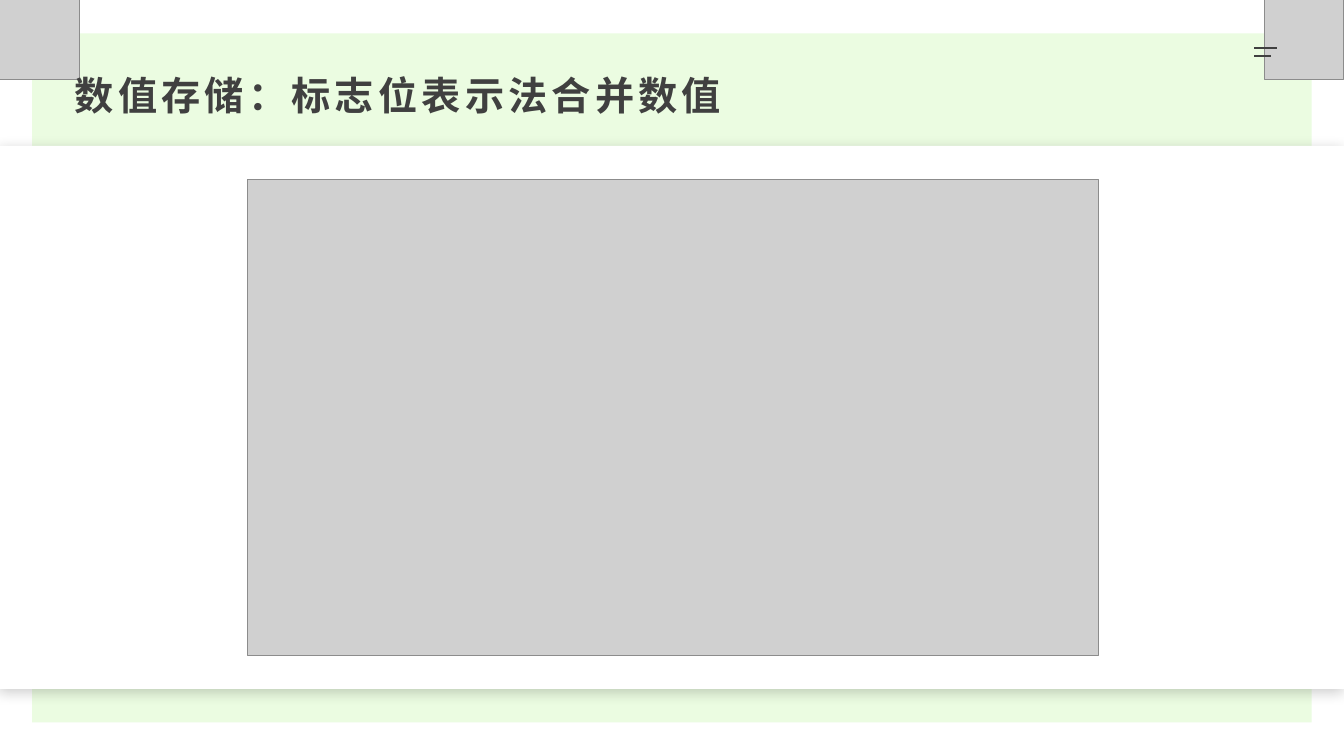
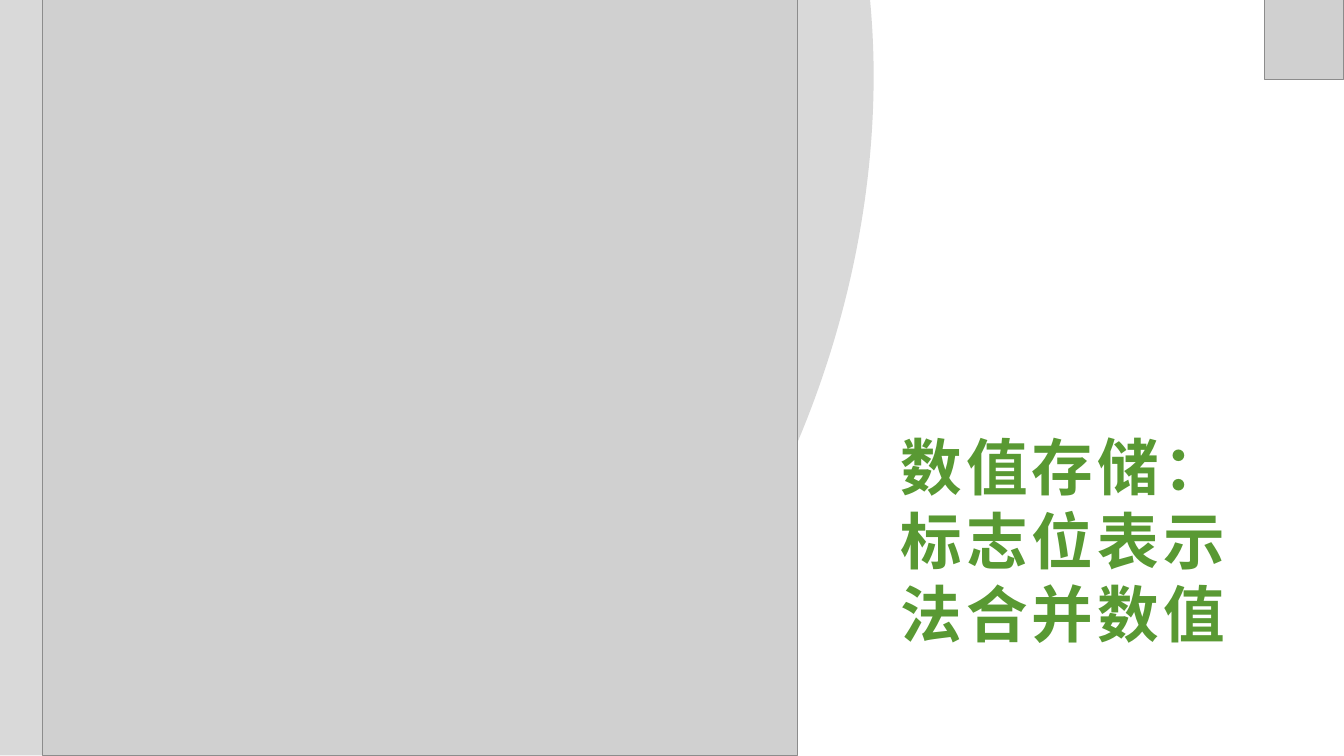
Before and after one commit to JiangJibo/project, a slide deck: slide 12 of web/src/main/resources/Java内存优化分享.pptx. Drawn at 1344x756 pixels with LibreOffice and Linux fonts; fonts in the diff are those of the drawing; grey boxes stand for pictures. Boxes give left, top, right and bottom in pixels: in the first picture for what was removed or moved away, otherwise in the second. Text is boxed around its words. In the diff, an @@ line names an element or a change of style, - is before the commit and + after.

```diff
--- a/web/src/main/resources/Java内存优化分享.pptx
+++ b/web/src/main/resources/Java内存优化分享.pptx
@@ freeform shape added at <box>0,0,874,755</box>, fill #D9D9D9 @@
@@ picture added at <box>42,0,797,756</box> @@
@@ rectangle removed at <box>32,33,1312,723</box> @@
@@ line removed from (1254, 48) to (1277, 48) @@
@@ line removed from (1254, 56) to (1271, 56) @@
@@ rectangle removed at <box>0,146,1344,690</box> @@
@@ picture removed at <box>248,179,1099,655</box> @@
@@ text "数值存储：标志位表示法合并数值": place and size @@
-text "数值存储：标志位表示法合并数值" at <box>75,70,721,114</box>
+text "数值存储：标志位表示法合并数值" at <box>900,437,1225,643</box>
@@ text "数值存储：标志位表示法合并数值" at <box>900,437,1225,643</box>: size 28 to 44 pt, text colour #404040 to #599933; less space between paragraphs; vertical alignment top to bottom @@
```
Also in this commit, not shown: 8 other slides changed, 3 slides added, 4 slides removed, 2 other files.
